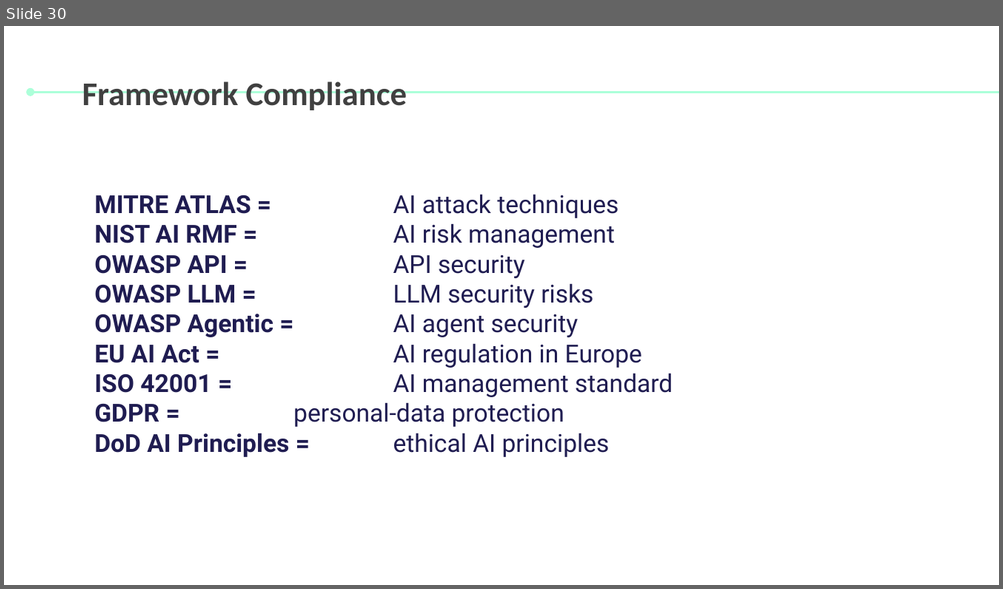
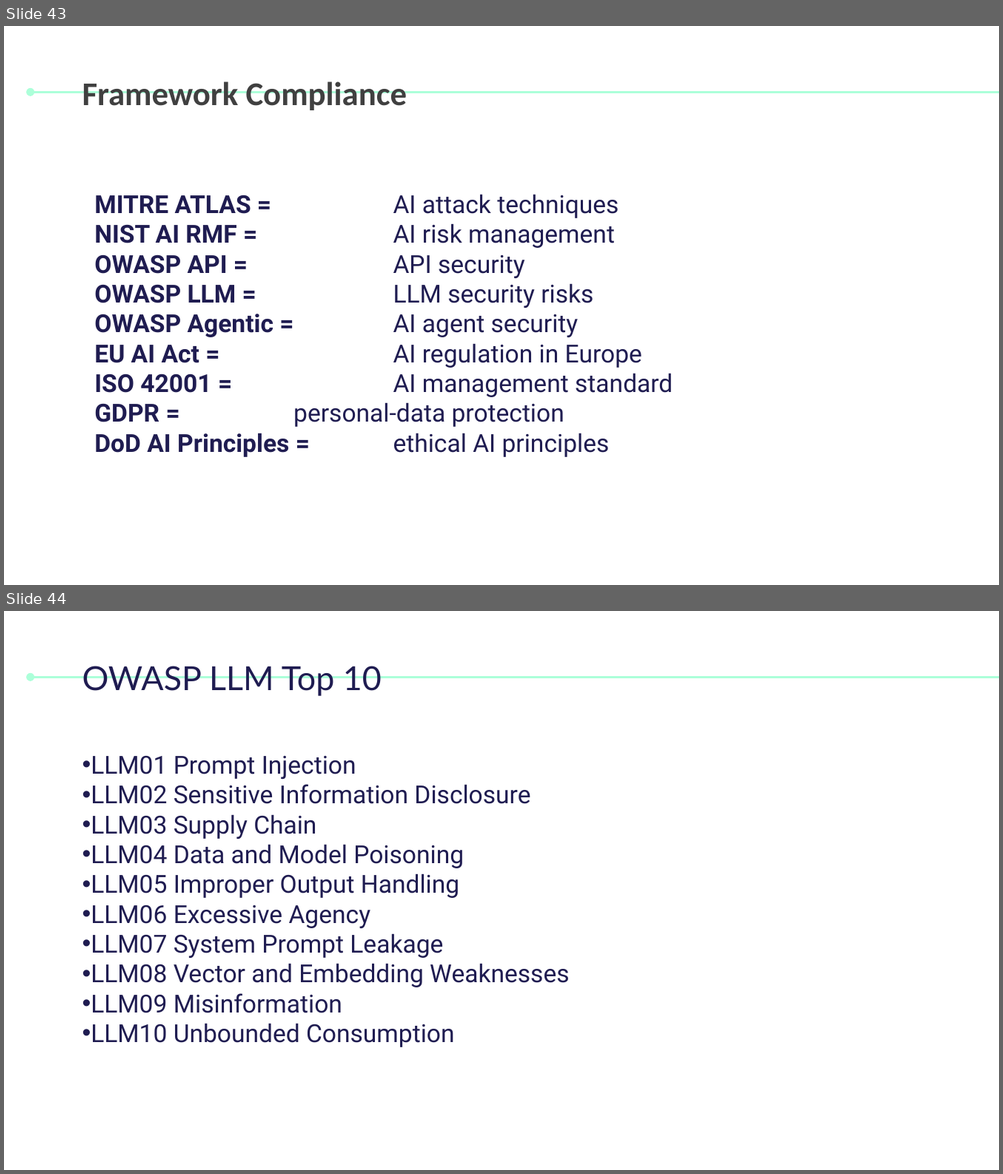
Before and after one commit to tahacheikh2003/ai-llm-red-teaming-framework, a slide deck: presentation/Ai_red_teaming_LLM Evaluation and AI Red Teaming_ semaine 4.pptx. Shown one above the other, each under a label of ours: slide 30 before the commit, slides 43 and 44 after it. The pictures are 1003x589 and 1003x1174 pixels, drawn with LibreOffice and Linux fonts; fonts in the diff are those of the drawing. Boxes give left, top, right and bottom in pixels: in the first picture for what was removed or moved away, otherwise in the second. Text is boxed around its words. In the diff, an @@ line names an element or a change of style, - is before the commit and + after.

```diff
--- a/presentation/Ai_red_teaming_LLM Evaluation and AI Red Teaming_ semaine 4.pptx
+++ b/presentation/Ai_red_teaming_LLM Evaluation and AI Red Teaming_ semaine 4.pptx
@@ slide 44 added at box(4, 611, 999, 1170), background #FFFFFF; not listed: 1 template element that a slide beside it also shows @@
@@ title added at box(82, 666, 381, 696), 24 pt, text #1F1C51 @@
+OWASP LLM Top 10
@@ text added at box(91, 756, 569, 1048), 18 pt, text #1F1C51 @@
+• LLM01 Prompt Injection
+• LLM02 Sensitive Information Disclosure
+• LLM03 Supply Chain
+• LLM04 Data and Model Poisoning
+• LLM05 Improper Output Handling
+• LLM06 Excessive Agency
+• LLM07 System Prompt Leakage
+• LLM08 Vector and Embedding Weaknesses
+• LLM09 Misinformation
+• LLM10 Unbounded Consumption
@@ what was slide 30 is now slide 43 @@
```
Also in this commit, not shown: 4 slides changed, 21 other slides added, 3 slides removed.
